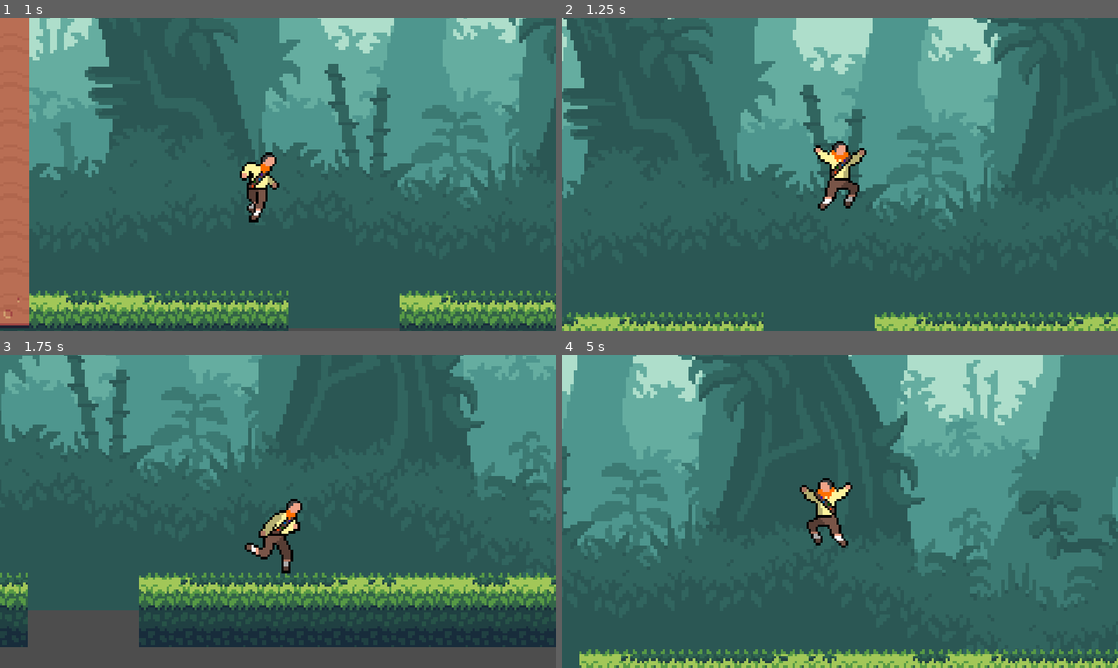
Above: before the commit, frames 1-4 (two rows, left to right).
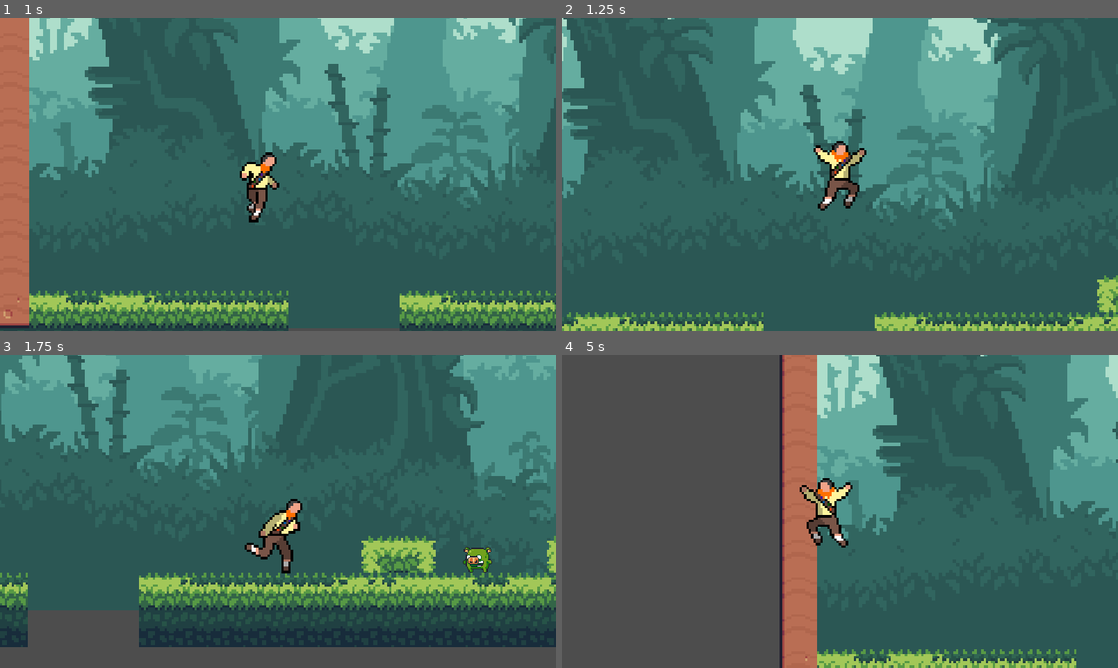
Above: after the commit, the same moments.

Repository: DavidNobela/UP
Game: Godot game, scene res://scene/main.tscn
Same seed, same stepped clock (60 frames per second), same inputs: the game is played once before the commit and once after it.
Inputs:
- Up to frame 1 (1 s): tap Enter at 0.5 s; hold D (move_right) from 0.53 s (still down); tap Space (jump) at 0.77 s
- Up to frame 2 (1.25 s): keep holding D (move_right)
- Up to frame 3 (1.75 s): keep holding D (move_right); tap Space (jump) at 1.52 s
- Up to frame 4 (5 s): release D (move_right) at 2.03 s; hold A (move_left) 2.03-2.78 s; hold D (move_right) 2.78-4.28 s; tap Space (jump) at 3.02, 3.77, 4.52 s; hold A (move_left) from 4.28 s (still down)

Frame 1 is identical in both runs. In frame 2, 0.4% of the frame differs, in the area x 96-100%, y 82-94%; in frame 3, 1.6%; in frame 4, 74%, in the area x 0-100%, y 0-100%.

Commit message:
mob finished

Diff:
--- a/up/scene/main.tscn
+++ b/up/scene/main.tscn
@@ -9,6 +9,7 @@
 [ext_resource type="Texture2D" uid="uid://ecj6vmjaud44" path="res://Free/Terrain/Terrain (16x16).png" id="7_ejd1g"]
 [ext_resource type="PackedScene" uid="uid://dc2yn0fcqusdg" path="res://scene/player.tscn" id="8_3p3tq"]
 [ext_resource type="PackedScene" uid="uid://w38ddd0apkl1" path="res://scene/killzone.tscn" id="9_nty3x"]
+[ext_resource type="PackedScene" uid="uid://rpl66nomafai" path="res://scene/snake.tscn" id="10_cx5ph"]
 
 [sub_resource type="TileSetAtlasSource" id="TileSetAtlasSource_p1xov"]
 texture = ExtResource("6_5y47f")
@@ -906,7 +907,10 @@
 scale = Vector2(2, 2)
 tile_set = SubResource("TileSet_7qpf8")
 format = 2
-layer_0/tile_data = PackedInt32Array(1310719, 393217, 2, 124 …(3296 unchanged characters)… 1310755, 589824, 15, 1310756, 655360, 15)
+layer_0/tile_data = PackedInt32Array(1310719, 393217, 2, 124 …(3296 unchanged characters)… 1310755, 589824, 15, 1310756, 655360, 15, 1179665, 851968, 8, 1179664, 524288, 8, 1179669, 524288, 8, 1179670, 851968, 8)
+
+[node name="Snake" parent="." instance=ExtResource("10_cx5ph")]
+position = Vector2(593, 596)
 
 [node name="Player" parent="." instance=ExtResource("8_3p3tq")]
 position = Vector2(80, 602)
--- /dev/null
+++ b/up/scene/snake.tscn
@@ -0,0 +1,106 @@
+[gd_scene load_steps=15 format=3 uid="uid://rpl66nomafai"]
+
+[ext_resource type="Script" path="res://script/snake.gd" id="1_esagt"]
+[ext_resource type="PackedScene" uid="uid://w38ddd0apkl1" path="res://scene/killzone.tscn" id="2_md7jx"]
+[ext_resource type="Texture2D" uid="uid://b8kdp0fxulofk" path="res://Enemies/AngryPig/Idle (36x30).png" id="2_t8lj0"]
+
+[sub_resource type="AtlasTexture" id="AtlasTexture_apjgn"]
+atlas = ExtResource("2_t8lj0")
+region = Rect2(0, 0, 36, 30)
+
+[sub_resource type="AtlasTexture" id="AtlasTexture_mui71"]
+atlas = ExtResource("2_t8lj0")
+region = Rect2(36, 0, 36, 30)
+
+[sub_resource type="AtlasTexture" id="AtlasTexture_4xoc7"]
+atlas = ExtResource("2_t8lj0")
+region = Rect2(72, 0, 36, 30)
+
+[sub_resource type="AtlasTexture" id="AtlasTexture_tr6uy"]
+atlas = ExtResource("2_t8lj0")
+region = Rect2(108, 0, 36, 30)
+
+[sub_resource type="AtlasTexture" id="AtlasTexture_t08o4"]
+atlas = ExtResource("2_t8lj0")
+region = Rect2(144, 0, 36, 30)
+
+[sub_resource type="AtlasTexture" id="AtlasTexture_17cfe"]
+atlas = ExtResource("2_t8lj0")
+region = Rect2(180, 0, 36, 30)
+
+[sub_resource type="AtlasTexture" id="AtlasTexture_cji8b"]
+atlas = ExtResource("2_t8lj0")
+region = Rect2(216, 0, 36, 30)
+
+[sub_resource type="AtlasTexture" id="AtlasTexture_uqedm"]
+atlas = ExtResource("2_t8lj0")
+region = Rect2(252, 0, 36, 30)
+
+[sub_resource type="AtlasTexture" id="AtlasTexture_0eemh"]
+atlas = ExtResource("2_t8lj0")
+region = Rect2(288, 0, 36, 30)
+
+[sub_resource type="SpriteFrames" id="SpriteFrames_evr5g"]
+animations = [{
+"frames": [{
+"duration": 1.0,
+"texture": SubResource("AtlasTexture_apjgn")
+}, {
+"duration": 1.0,
+"texture": SubResource("AtlasTexture_mui71")
+}, {
+"duration": 1.0,
+"texture": SubResource("AtlasTexture_4xoc7")
+}, {
+"duration": 1.0,
+"texture": SubResource("AtlasTexture_tr6uy")
+}, {
+"duration": 1.0,
+"texture": SubResource("AtlasTexture_t08o4")
+}, {
+"duration": 1.0,
+"texture": SubResource("AtlasTexture_17cfe")
+}, {
+"duration": 1.0,
+"texture": SubResource("AtlasTexture_cji8b")
+}, {
+"duration": 1.0,
+"texture": SubResource("AtlasTexture_uqedm")
+}, {
+"duration": 1.0,
+"texture": SubResource("AtlasTexture_0eemh")
+}],
+"loop": true,
+"name": &"default",
+"speed": 10.0
+}]
+
+[sub_resource type="RectangleShape2D" id="RectangleShape2D_4tk10"]
+size = Vector2(33.75, 26.25)
+
+[node name="Snake" type="Node2D"]
+light_mask = 2
+scale = Vector2(0.8, 0.8)
+script = ExtResource("1_esagt")
+
+[node name="AnimatedSprite2D" type="AnimatedSprite2D" parent="."]
+scale = Vector2(1.02419, 1)
+sprite_frames = SubResource("SpriteFrames_evr5g")
+autoplay = "default"
+frame_progress = 0.0527699
+
+[node name="Killzone" parent="." instance=ExtResource("2_md7jx")]
+position = Vector2(30, 17.5)
+
+[node name="CollisionShape2D" type="CollisionShape2D" parent="Killzone"]
+position = Vector2(-29.375, -16.875)
+scale = Vector2(1, 1)
+shape = SubResource("RectangleShape2D_4tk10")
+
+[node name="RayCastRight" type="RayCast2D" parent="."]
+position = Vector2(-3.8147e-06, -1.90735e-06)
+target_position = Vector2(21.25, 1.90735e-06)
+
+[node name="RayCastLeft" type="RayCast2D" parent="."]
+position = Vector2(-3.8147e-06, -1.90735e-06)
+target_position = Vector2(-18.75, 1.90735e-06)
--- /dev/null
+++ b/up/script/snake.gd
@@ -0,0 +1,17 @@
+extends Node2D
+
+const SPEED = 60
+
+var direction = 1
+@onready var ray_cast_right: RayCast2D = $RayCastRight
+@onready var ray_cast_left: RayCast2D = $RayCastLeft
+@onready var animated_sprite: AnimatedSprite2D = $AnimatedSprite2D
+
+func _process(delta):
+	if ray_cast_right.is_colliding():
+		direction = -1
+		animated_sprite.flip_h = false
+	if ray_cast_left.is_colliding():
+		direction = 1
+		animated_sprite.flip_h = true
+	position.x += direction * SPEED * delta
Not shown: 1 places in up/scene/main.tscn that only renumber resources
